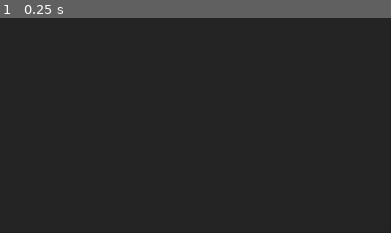
Above: before the commit, frame 1.
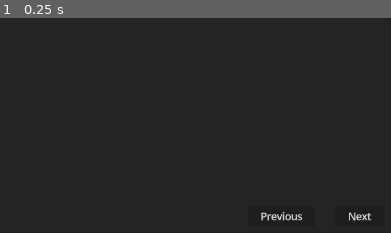
Above: after the commit, the same moment.

Repository: neoRandom/architecture-scaffolding
Game: Godot game, scene res://main.tscn
Two runs of this game, one before a commit and one after it. Both use one fixed random seed, a clock stepped at 60 frames per second and the inputs below.
Inputs:
- Up to frame 1 (0.25 s): no input
The pictures show only the part of the screen within x 50-100%, y 50-100%; the shares and areas given below are measured in that part.

The runs differ from the first frame. In frame 1, 0.4% of the frame differs, in the area x 66-95%, y 90-95%.

Commit message:
feat: add support to move between steps

Diff:
--- a/autoloads/command.gd
+++ b/autoloads/command.gd
@@ -2,3 +2,6 @@
 
 @warning_ignore("unused_signal")
 signal window_mode_request(mode: DisplayServer.WindowMode)
+
+@warning_ignore("unused_signal")
+signal next_step_required(reverse: bool)
--- a/main.gd
+++ b/main.gd
@@ -3,6 +3,26 @@
 @onready var step_1: Step1 = %Step1
 @onready var step_2: Step2 = %Step2
 
+var current_step := 1
+
 func _ready() -> void:
+	_move_to_step_1()
+	Command.next_step_required.connect(_handle_next_step_required)
+
+func _handle_next_step_required(reverse: bool) -> void:
+	if current_step == 1 and not reverse:
+		_move_to_step_2()
+		current_step += 1
+	if current_step == 2 and reverse:
+		_move_to_step_1()
+		current_step -= 1
+
+func _move_to_step_1() -> void:
 	step_1.visible = true
 	step_2.visible = false
+
+func _move_to_step_2() -> void:
+	step_2.setup_canvas()
+
+	step_1.visible = false
+	step_2.visible = true
--- a/scaffold.gd
+++ b/scaffold.gd
@@ -4,6 +4,11 @@
 func _on_save_button_pressed() -> void:
 	DataStore.save_data()
 
-
 func _on_delete_save_button_pressed() -> void:
 	DataStore.delete_save()
+
+func _on_previous_button_pressed() -> void:
+	Command.next_step_required.emit(true)
+
+func _on_next_button_pressed() -> void:
+	Command.next_step_required.emit(false)
--- a/scaffold.tscn
+++ b/scaffold.tscn
@@ -58,5 +58,19 @@
 layout_mode = 2
 text = "  Delete Save  "
 
+[node name="Gap" type="Control" parent="MarginContainer/PanelContainer/VBoxContainer/MarginContainer2/HBoxContainer" unique_id=1894082829]
+layout_mode = 2
+size_flags_horizontal = 3
+
+[node name="PreviousButton" type="Button" parent="MarginContainer/PanelContainer/VBoxContainer/MarginContainer2/HBoxContainer" unique_id=1340787441]
+layout_mode = 2
+text = "    Previous    "
+
+[node name="NextButton" type="Button" parent="MarginContainer/PanelContainer/VBoxContainer/MarginContainer2/HBoxContainer" unique_id=68750172]
+layout_mode = 2
+text = "    Next    "
+
 [connection signal="pressed" from="MarginContainer/PanelContainer/VBoxContainer/MarginContainer2/HBoxContainer/SaveButton" to="." method="_on_save_button_pressed"]
 [connection signal="pressed" from="MarginContainer/PanelContainer/VBoxContainer/MarginContainer2/HBoxContainer/DeleteSaveButton" to="." method="_on_delete_save_button_pressed"]
+[connection signal="pressed" from="MarginContainer/PanelContainer/VBoxContainer/MarginContainer2/HBoxContainer/PreviousButton" to="." method="_on_previous_button_pressed"]
+[connection signal="pressed" from="MarginContainer/PanelContainer/VBoxContainer/MarginContainer2/HBoxContainer/NextButton" to="." method="_on_next_button_pressed"]
